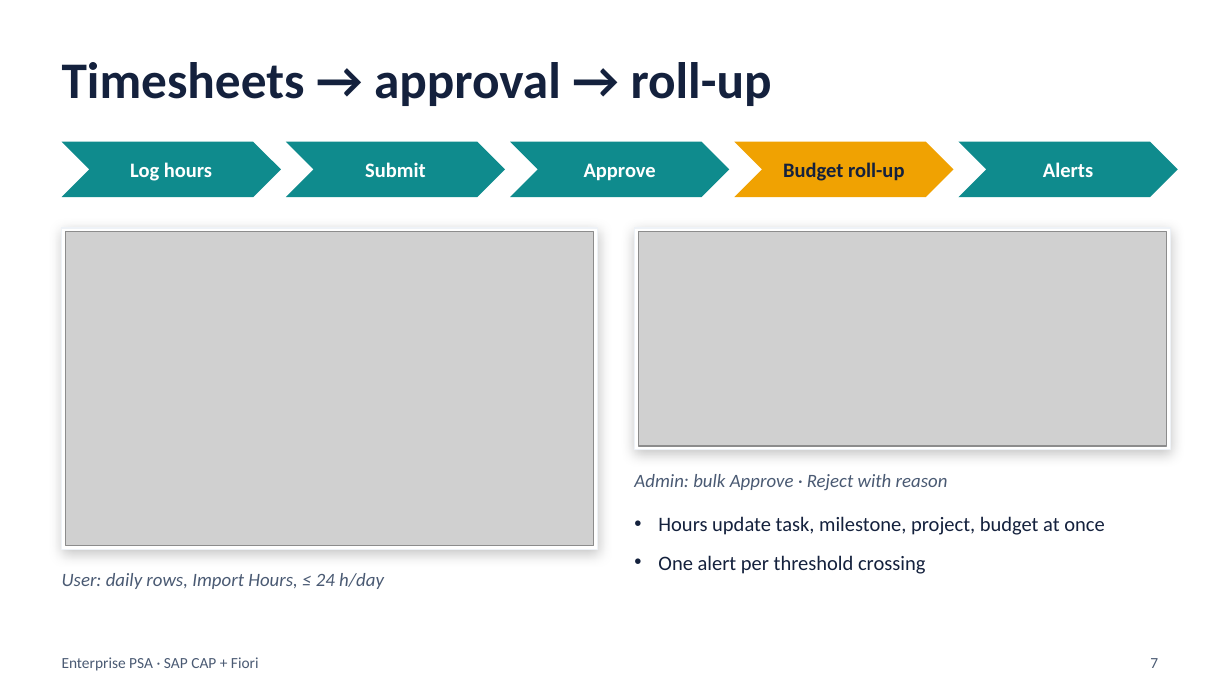
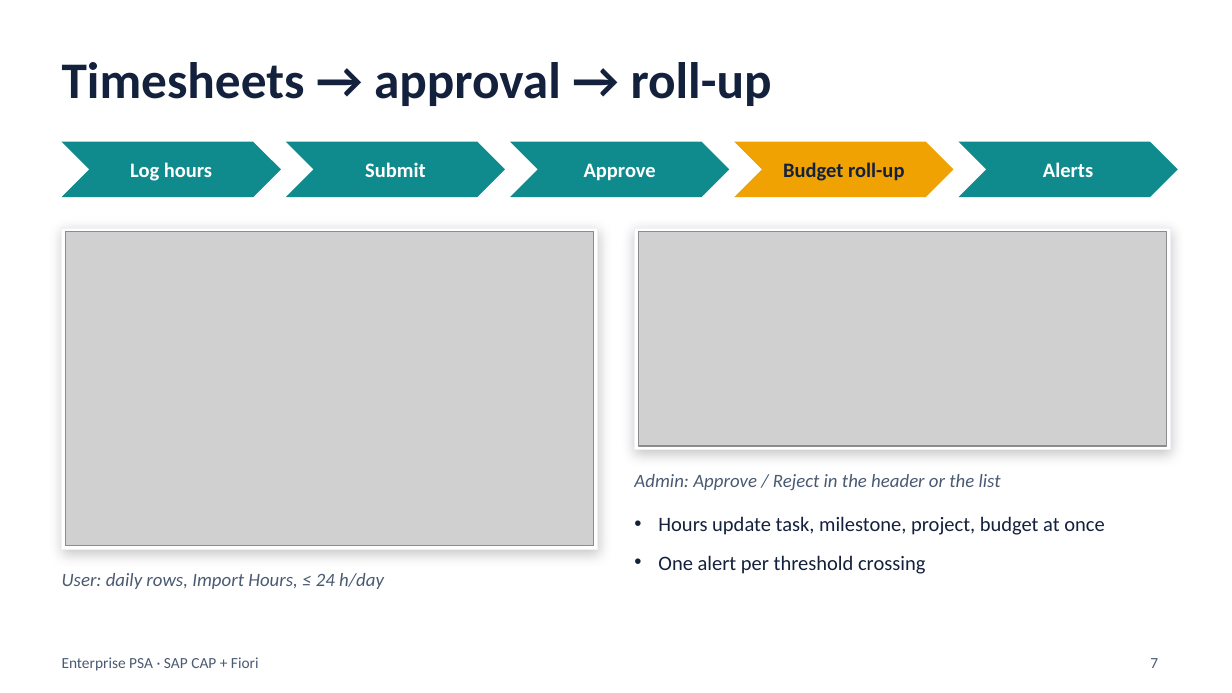
Before and after one commit to saurabh-1907/Saurabh-Pandey-SPRINT-EVALUATION, a slide deck: slide 7 of docs/PSA_Project_Overview.pptx. Drawn at 1232x693 pixels with LibreOffice and Linux fonts; fonts in the diff are those of the drawing; grey boxes stand for pictures. Boxes give left, top, right and bottom in pixels: in the first picture for what was removed or moved away, otherwise in the second. Text is boxed around its words. In the diff, an @@ line names an element or a change of style, - is before the commit and + after.

Commit message:
Fix approval and invoice UX found in the end-to-end check
- Approve Timesheets: Approve / Reject buttons in the header of the opened
  timesheet (before only above the table, greyed until a row was ticked);
  list shows Submitted by default and keeps approved / rejected timesheets
  with a coloured status; actions enabled only for Submitted
- Billing Workbench: generateInvoice is bound to the invoice list, so Fiori
  opens the new invoice and reloads the list (unbound action left it stale)
- New test for the approval list; docs, PDFs and slides updated (42 tests)

```diff
--- a/docs/PSA_Project_Overview.pptx
+++ b/docs/PSA_Project_Overview.pptx
@@ text at bbox=[634, 474, 1001, 490]: text changed @@
-Admin: bulk Approve · Reject with reason
+Admin: Approve / Reject in the header or the list
```
Also in this commit, not shown: 2 other slides changed, 12 other files.
